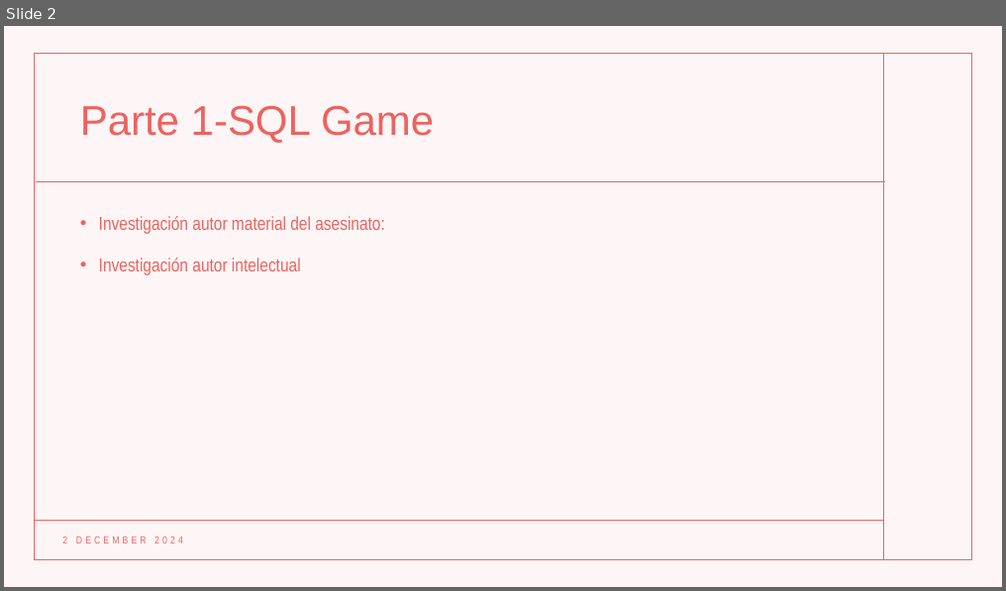
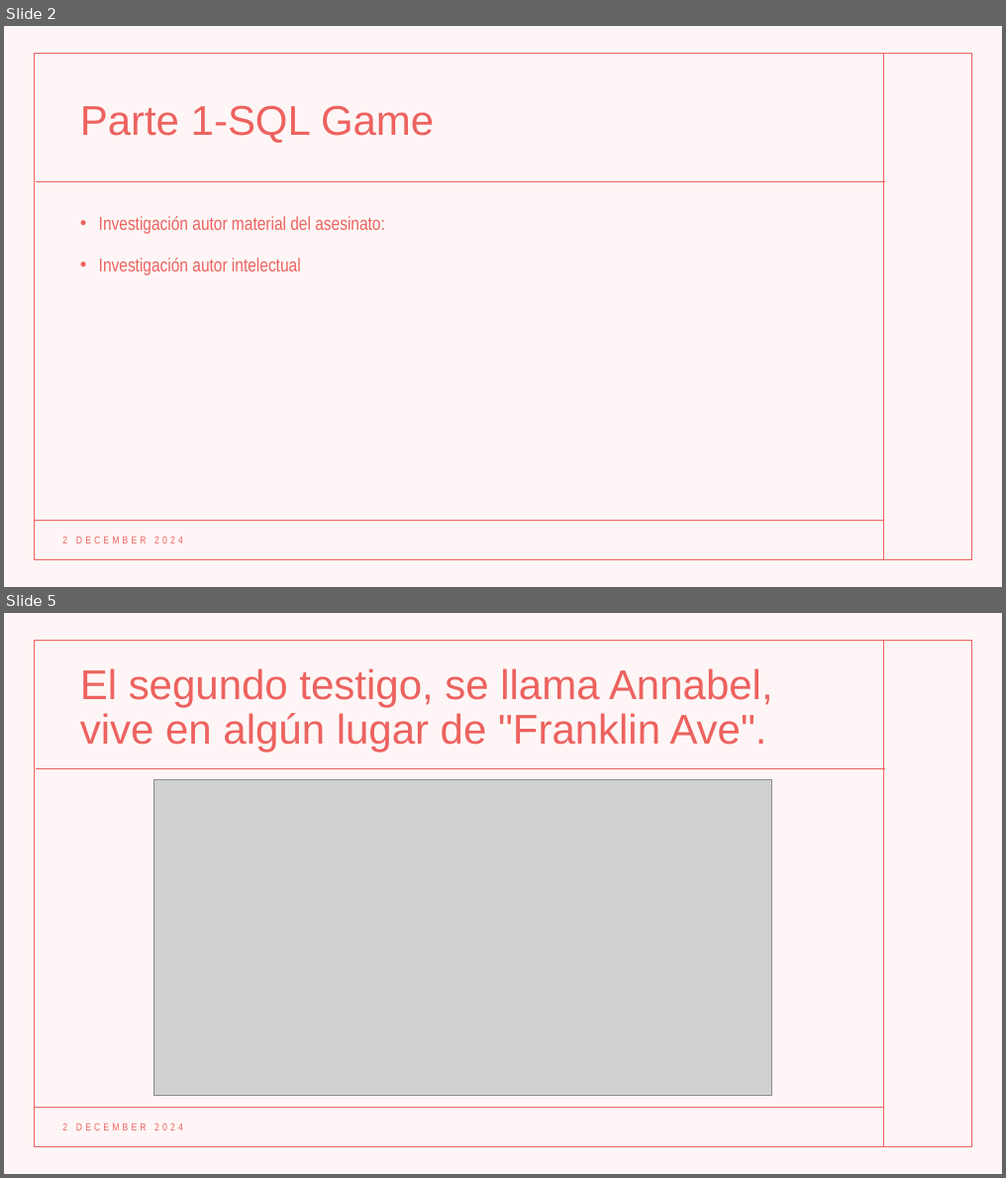
Before and after one commit to Rommel-DS/Team-Challenge---Sherlock-SQL, a slide deck: TEAM CHALLENGE.pptx. Shown one above the other, each under a label of ours: slide 2 before the commit, slides 2 and 5 after it; the slides between them are not shown. The pictures are 1006x591 and 1006x1178 pixels, drawn with LibreOffice and Linux fonts; fonts in the diff are those of the drawing; grey boxes stand for pictures. Boxes give left, top, right and bottom in pixels: in the first picture for what was removed or moved away, otherwise in the second. Text is boxed around its words. In the diff, an @@ line names an element or a change of style, - is before the commit and + after.

```diff
--- a/TEAM CHALLENGE.pptx
+++ b/TEAM CHALLENGE.pptx
@@ slide 5 added at box(4, 613, 1002, 1174), background #FFFFFF; not listed: 5 template elements that a slide beside it also shows @@
@@ title added at box(80, 668, 773, 753), 40 pt, text #ED625F @@
+El segundo testigo, se llama Annabel, vive en algún lugar de "Franklin Ave".
@@ picture added at box(153, 780, 772, 1095) @@
@@ text added at box(62, 1123, 183, 1131), 10 pt, text #ED625F @@
+2 DECEMBER 2024
```
Also in this commit, not shown: 12 other slides added.
